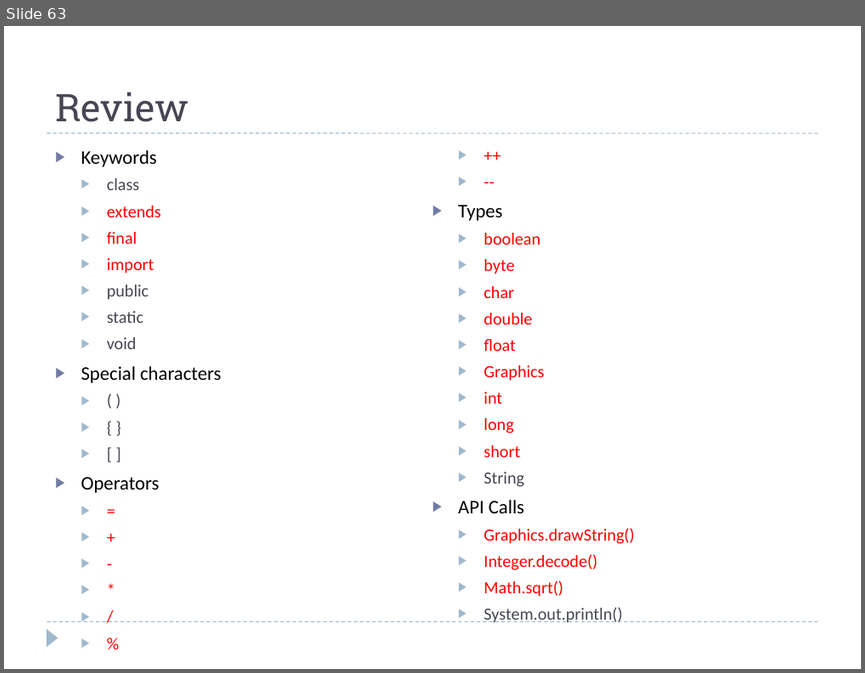
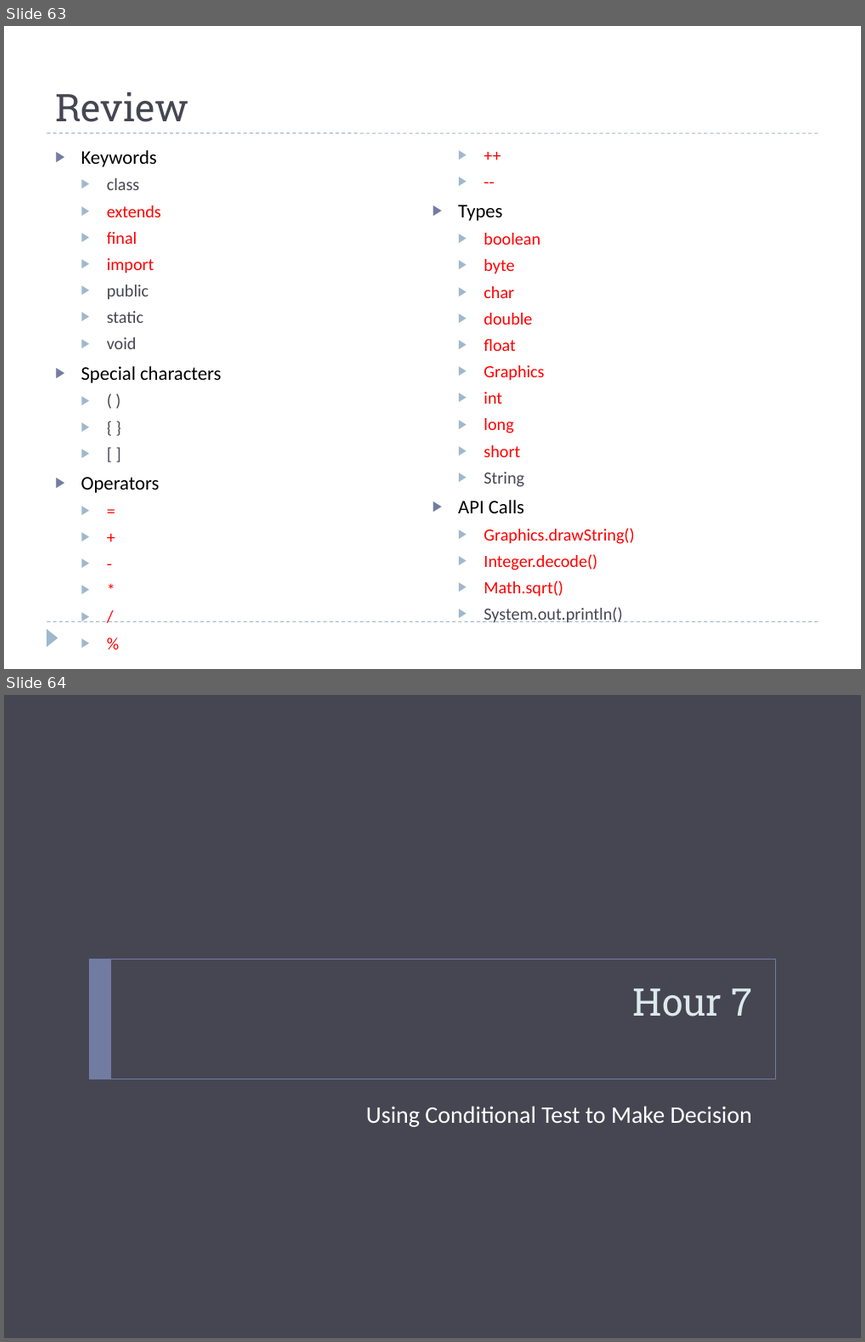
Before and after one commit to bcraig108/JavaClass_2013_Summer, a slide deck: Introduction to Java Programming.pptx. Shown one above the other, each under a label of ours: slide 63 before the commit, slides 63 and 64 after it. The pictures are 865x673 and 865x1342 pixels, drawn with LibreOffice and Linux fonts; fonts in the diff are those of the drawing; background and template pictures are left out. Boxes give left, top, right and bottom in pixels: in the first picture for what was removed or moved away, otherwise in the second. Text is boxed around its words. In the diff, an @@ line names an element or a change of style, - is before the commit and + after.

```diff
--- a/Introduction to Java Programming.pptx
+++ b/Introduction to Java Programming.pptx
@@ slide 64 added at <box>4,695,861,1338</box>, background #464653 @@
@@ rectangle added at <box>90,959,775,1079</box>, outline #727CA3 0.5 pt @@
@@ rectangle added at <box>90,959,111,1079</box>, fill #727CA3 @@
@@ title added at <box>633,988,753,1016</box>, 32 pt, text #DDE9EC @@
+Hour 7
@@ text added at <box>366,1106,752,1127</box>, 20 pt, text #FFFFFF @@
+Using Conditional Test to Make Decision
```
Also in this commit, not shown: 1 slide changed, 8 other slides added.
